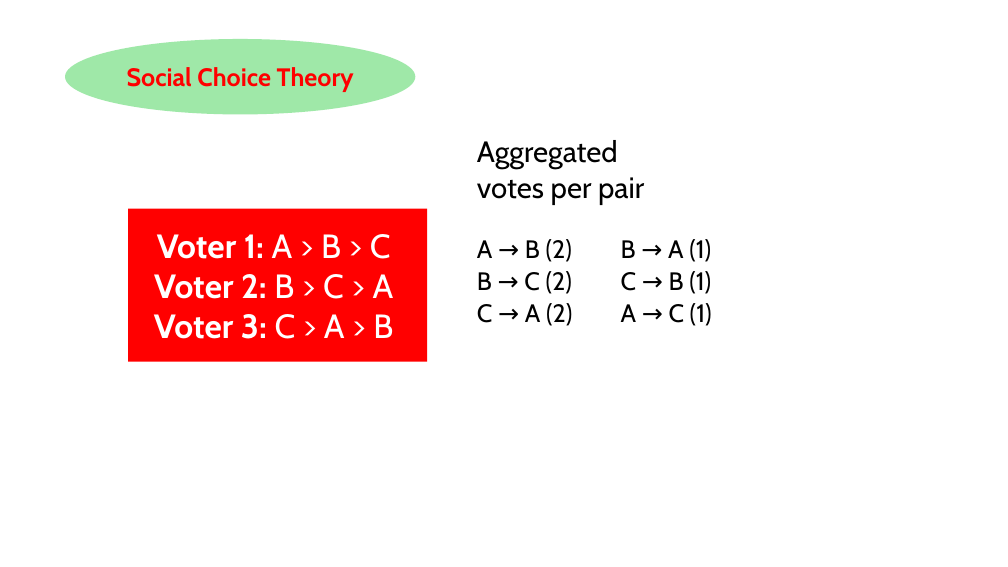
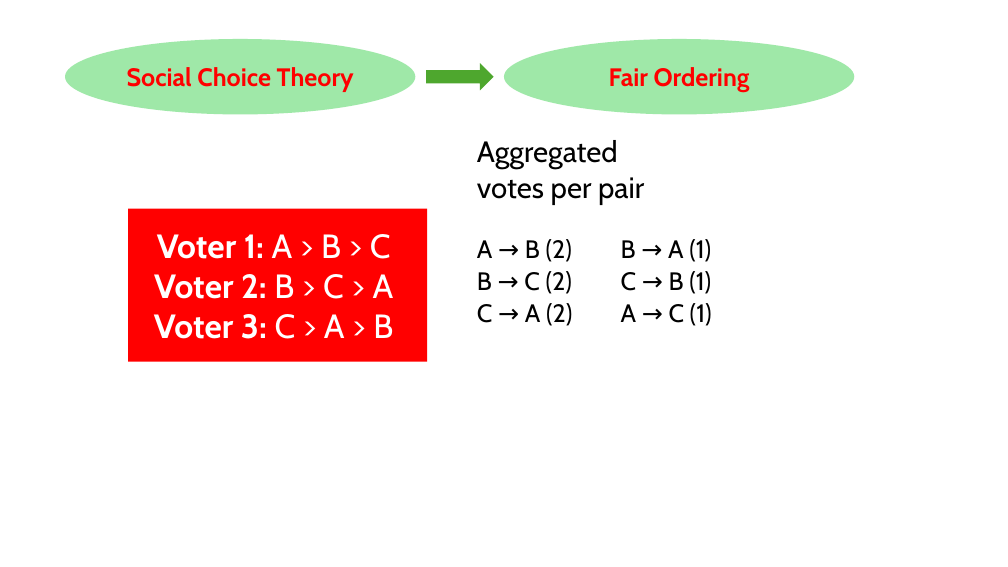
Before and after one commit to HaseebLUMS/Onyx-Presentation, a slide deck: slide 141 of thesis-latency-fairness.pptx. Drawn at 1008x567 pixels with LibreOffice and Linux fonts; fonts in the diff are those of the drawing. Boxes give left, top, right and bottom in pixels: in the first picture for what was removed or moved away, otherwise in the second. Text is boxed around its words. In the diff, an @@ line names an element or a change of style, - is before the commit and + after.

```diff
--- a/thesis-latency-fairness.pptx
+++ b/thesis-latency-fairness.pptx
@@ ellipse added at <box>504,39,854,115</box>, fill #47D45A at 52% opacity, 24 pt, text #FF0000, bold @@
+Fair Ordering
@@ down arrow added at <box>427,65,493,88</box>, fill #4EA72E, outline #4EA72E 1.5 pt @@
```
Also in this commit, not shown: 5 other slides changed, 7 slides added, 2 slides removed.
